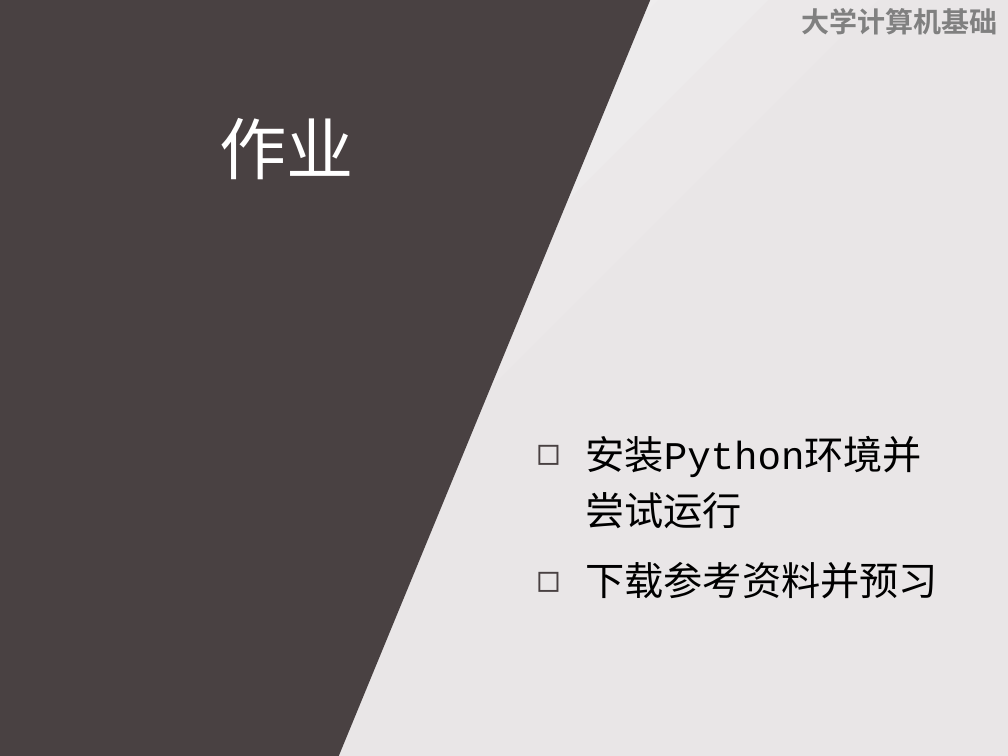
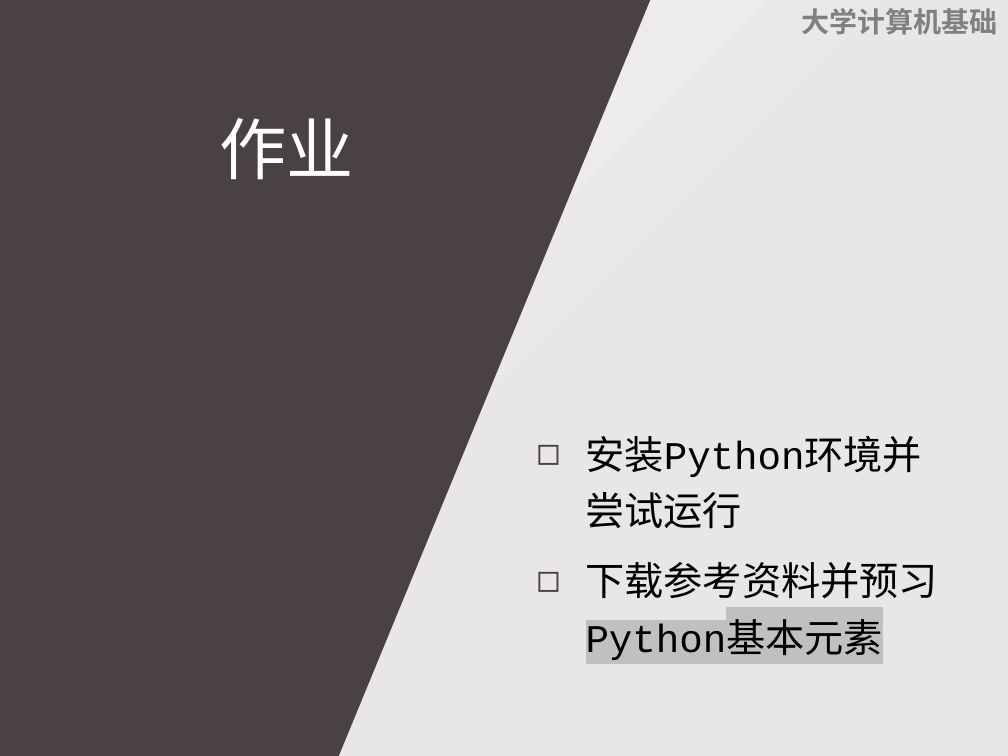
Before and after one commit to fjzfmxd/-, a slide deck: slide 25 of 0试讲暨教学准备会/幻灯片.pptx (slide 20 before the commit). Drawn at 1008x756 pixels with LibreOffice and Linux fonts; fonts in the diff are those of the drawing. Boxes give left, top, right and bottom in pixels: in the first picture for what was removed or moved away, otherwise in the second. Text is boxed around its words. In the diff, an @@ line names an element or a change of style, - is before the commit and + after.

```diff
--- a/0试讲暨教学准备会/幻灯片.pptx
+++ b/0试讲暨教学准备会/幻灯片.pptx
@@ text at [586, 562, 938, 663]: text changed @@
-◻ 下载参考资料并预习
+◻ 下载参考资料并预习Python基本元素
```
Also in this commit, not shown: 1 other slide changed, 5 slides added, 1 other file.
